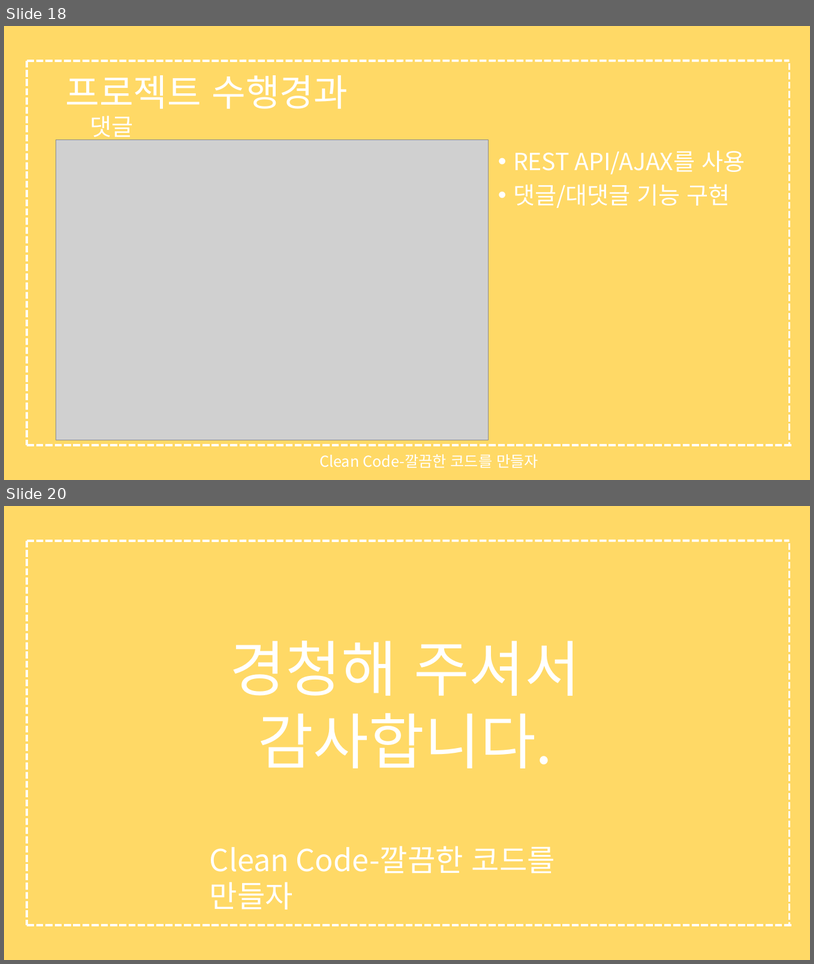
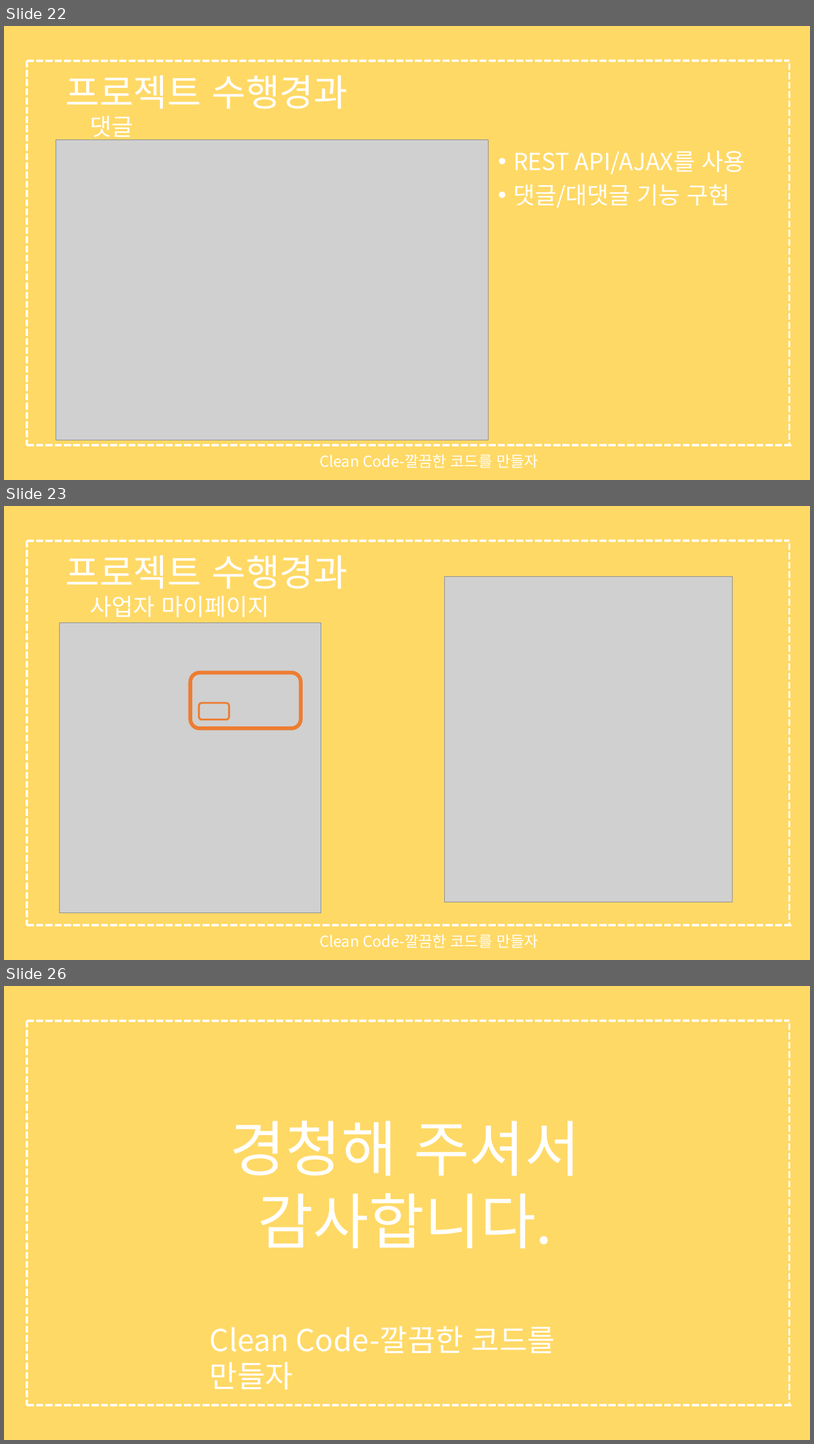
Before and after one commit to Gyu-wonOh/work, a slide deck: 프로젝트/종합예약 웹페이지 서비스.pptx. Shown one above the other, each under a label of ours: slides 18 and 20 before the commit, slides 22, 23 and 26 after it; the slides between them are not shown. The pictures are 814x964 and 814x1444 pixels, drawn with LibreOffice and Linux fonts; fonts in the diff are those of the drawing; grey boxes stand for pictures. Boxes give left, top, right and bottom in pixels: in the first picture for what was removed or moved away, otherwise in the second. Text is boxed around its words. In the diff, an @@ line names an element or a change of style, - is before the commit and + after.

```diff
--- a/프로젝트/종합예약 웹페이지 서비스.pptx
+++ b/프로젝트/종합예약 웹페이지 서비스.pptx
@@ slide 23 added at [4, 506, 810, 960], background #FFD966 @@
@@ line added from (27, 541) to (790, 540), #FFFFFF 2.75 pt dashed @@
@@ line added from (27, 540) to (27, 925), #FFFFFF 2.75 pt dashed @@
@@ title added at [65, 555, 348, 589], 44 pt, text #FFFFFF @@
+프로젝트 수행경과
@@ line added from (790, 543) to (790, 925), #FFFFFF 2.75 pt dashed @@
@@ picture added at [445, 576, 733, 901] @@
@@ text added at [90, 595, 270, 617], 28 pt, text #FFFFFF @@
+사업자 마이페이지
@@ picture added at [60, 623, 321, 913] @@
@@ rounded rectangle added at [191, 672, 301, 728], outline #ED7D31 4.5 pt @@
@@ rounded rectangle added at [199, 703, 229, 720], outline #ED7D31 2.25 pt @@
@@ line added from (27, 925) to (794, 925), #FFFFFF 2.75 pt dashed @@
@@ text added at [320, 934, 539, 948], 18 pt, text #FFFFFF @@
+Clean Code-깔끔한 코드를 만들자
@@ what was slide 18 is now slide 22 @@
@@ what was slide 20 is now slide 26 @@
```
Also in this commit, not shown: 5 slides changed, 5 other slides added, 8 other files.
